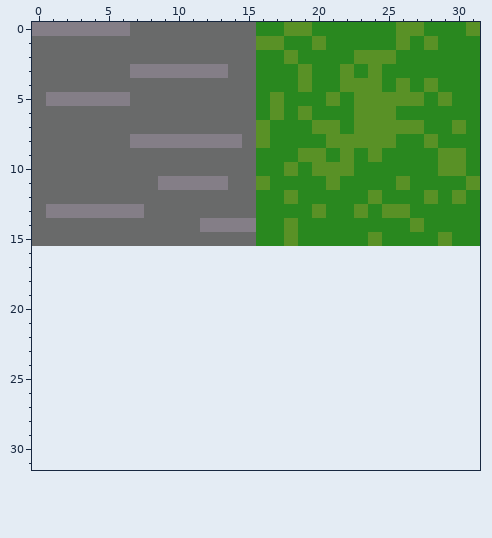
Two states of a pixel-art file, Aseprite-v1.2.7.3/Sprites/BlockAtlas.aseprite. That is the earlier state.
32x16 pixels, 1 frame. The old version is drawn lined up with the new one, on the new canvas.
And afterwards:
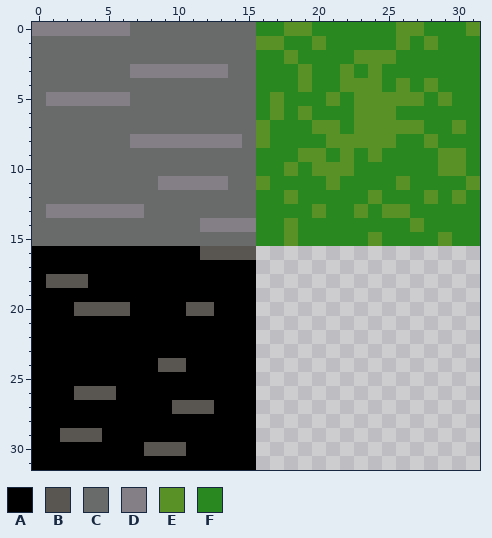
Palette (. is transparent): A #000000  B #595652  C #696a6a  D #847e87  E #599126  F #29881f
Author's note on the commit: Add bedrock & BlockType system
Edits made:
canvas 32x16 -> 32x32
@@ x 0..17 @@
 15 CCCCCCCCCCCCCCCCFF
-16 ..................
-17 ..................
-18 ..................
-19 ..................
-20 ..................
-21 ..................
-22 ..................
-23 ..................
-24 ..................
-25 ..................
-26 ..................
-27 ..................
-28 ..................
-29 ..................
-30 ..................
-31 ..................
+16 AAAAAAAAAAAABBBB..
+17 AAAAAAAAAAAAAAAA..
+18 ABBBAAAAAAAAAAAA..
+19 AAAAAAAAAAAAAAAA..
+20 AAABBBBAAAABBAAA..
+21 AAAAAAAAAAAAAAAA..
+22 AAAAAAAAAAAAAAAA..
+23 AAAAAAAAAAAAAAAA..
+24 AAAAAAAAABBAAAAA..
+25 AAAAAAAAAAAAAAAA..
+26 AAABBBAAAAAAAAAA..
+27 AAAAAAAAAABBBAAA..
+28 AAAAAAAAAAAAAAAA..
+29 AABBBAAAAAAAAAAA..
+30 AAAAAAAABBBAAAAA..
+31 AAAAAAAAAAAAAAAA..
Where, in picture pixels (left, top, right, bottom), the same in both pictures:
added: (32, 246, 256, 470)
